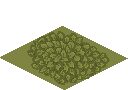
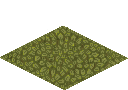
Before/after of a 128x90 layered artwork. What changed in the layer stack:
added layer "tempture" (overlay, 25%) above "pixelated light" over [9, 26, 121, 90]
added layer "pixelated light" (overlay) above "solid light" over [11, 30, 106, 80]
renamed "light" to "solid light", painted on it over [9, 31, 114, 88]
renamed "shadow" to "solid shadow", hid it, painted on it over [30, 36, 105, 83]
added layer "pixelatad shadow" (multiply) above "leaves" over [6, 25, 107, 88]
painted on "leaves" over [1, 26, 126, 90]
painted on "background" (1st of 2) over [64, 26, 127, 58]
